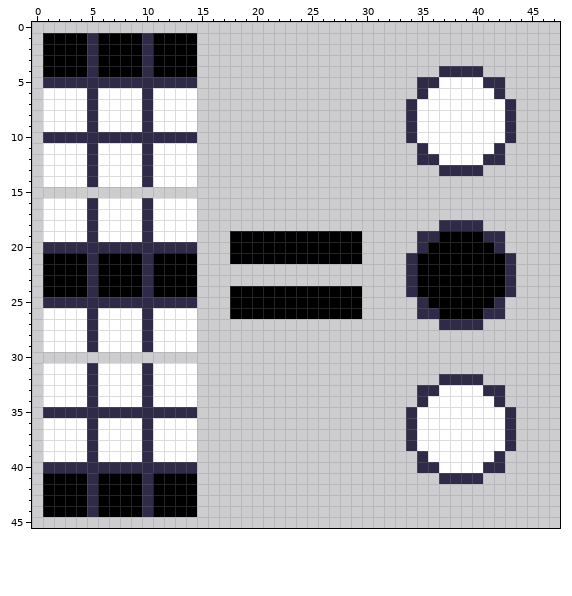
Pixel-art sprite -- static/horiRule.png. The first picture shows the starting point.
The file is 384x368 pixels, drawn in blocks of 8x8; one block is one cell here.
Once edited:
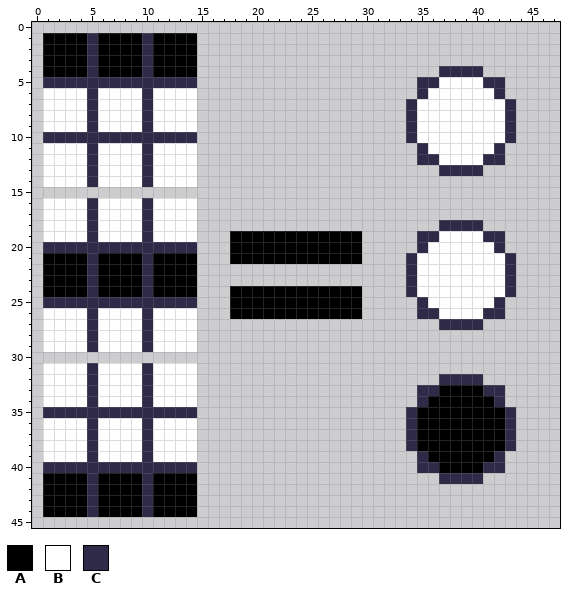
Palette (. is transparent): A #000000  B #ffffff  C #2f2a48
Difference:
Changed rows in their new state; - is an unchanged pixel.
first column x 35:
19 --BBBB--
20 -BBBBBB-
21 BBBBBBBB
22 BBBBBBBB
23 BBBBBBBB
24 BBBBBBBB
25 -BBBBBB-
26 --BBBB--
first column x 35:
33 --AAAA--
34 -AAAAAA-
35 AAAAAAAA
36 AAAAAAAA
37 AAAAAAAA
38 AAAAAAAA
39 -AAAAAA-
40 --AAAA--
Where, in picture pixels (left, top, right, bottom), the same in both pictures:
changed: (417, 231, 505, 319)
changed: (417, 385, 505, 473)
